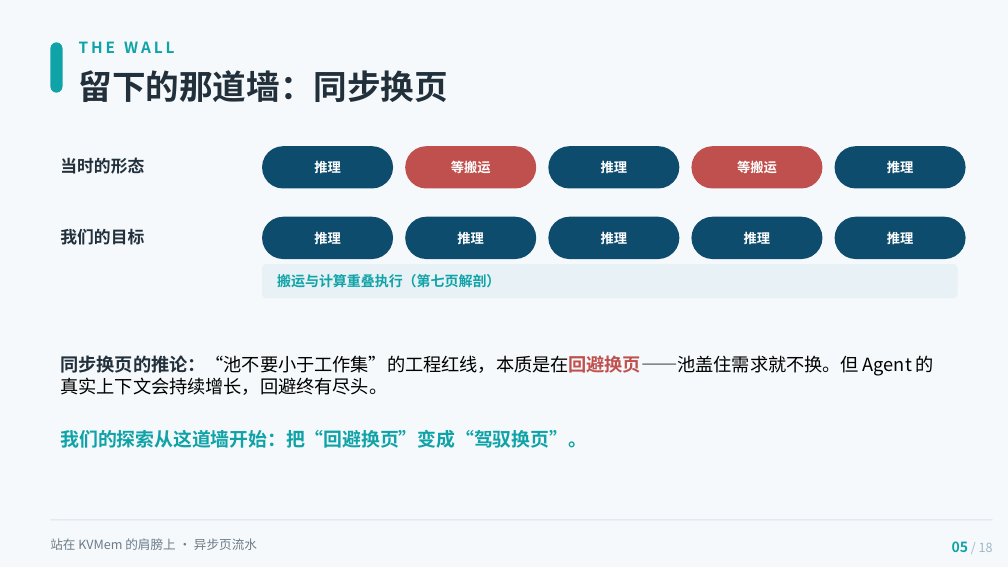
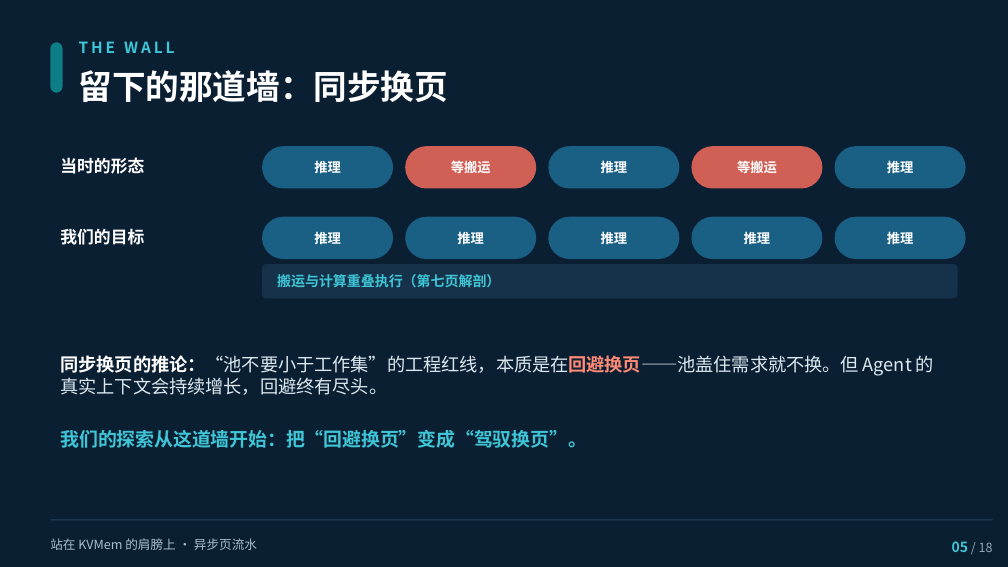
Before and after one commit to paicat1/Ninfer-KVMem-Async, a slide deck: slide 5 of docs/异步页流水-技术说明-美化版.pptx. Drawn at 1008x567 pixels with LibreOffice and Linux fonts; fonts in the diff are those of the drawing. Boxes give left, top, right and bottom in pixels: in the first picture for what was removed or moved away, otherwise in the second. Text is boxed around its words. In the diff, an @@ line names an element or a change of style, - is before the commit and + after.

```diff
--- a/docs/异步页流水-技术说明-美化版.pptx
+++ b/docs/异步页流水-技术说明-美化版.pptx
@@ background #F6F9FB to #0B1F33 @@
@@ rounded rectangle at <box>50,42,62,93</box>: fill #0FA3A8 to #0E7E86 @@
@@ rounded rectangle at <box>405,146,536,188</box>: fill #C0504D to #D06055 @@
@@ rounded rectangle at <box>691,146,823,188</box>: fill #C0504D to #D06055 @@
@@ text colour #22303C to #FFFFFF in 3 elements at <box>79,70,449,102</box>, <box>60,157,144,174</box>, <box>60,228,144,245</box> @@
@@ fill #0E4C6E to #1A5F84 in 8 elements at <box>262,146,393,188</box>, <box>548,146,679,188</box>, <box>835,146,966,188</box>, <box>262,217,393,259</box>, <box>405,217,536,259</box>, <box>548,217,679,259</box>, <box>691,217,823,259</box>, <box>835,217,966,259</box> @@
@@ rounded rectangle at <box>262,264,958,298</box>: fill #E8F1F5 to #16324A @@
@@ text "同步换页的推论：“池不要小于工作集”的工程红线，本质是在回避换页——池盖住需求就不换。但 Agent 的真实上下文会持续 ..." at <box>60,355,934,395</box>: text colour #22303C to #FFFFFF, text colour #C0504D to #FF8A75 in "同步换页的推论：“池不要小于工作集”的工程红线，本质是在回避换页——池盖住需求就不换。但"; text colour #000000 to #DCE8EF in "同步换页的推论：“池不要小于工作集”的工程红线，本质是在回避换页——池盖住需求就不换。但 Agent 的真实上下文会持续 ..." @@
@@ text colour #0FA3A8 to #3FC6D6 in 3 elements at <box>79,41,174,53</box>, <box>277,274,500,287</box>, <box>60,430,586,448</box> @@
@@ text "站在 KVMem 的肩膀上 · 异步页流水" at <box>50,538,257,550</box>: text colour #6B7C8A to #A9BECC @@
@@ rectangle at <box>50,519,993,520</box>: fill #D8E3EA to #23465C @@
@@ text "05 / 18" at <box>952,541,993,552</box>: text colour #0FA3A8 to #3FC6D6 in "05"; text colour #9FB8C8 to #8FA6B5 in "/ 18" @@
```
Also in this commit, not shown: 17 other slides changed, 4 other files.
